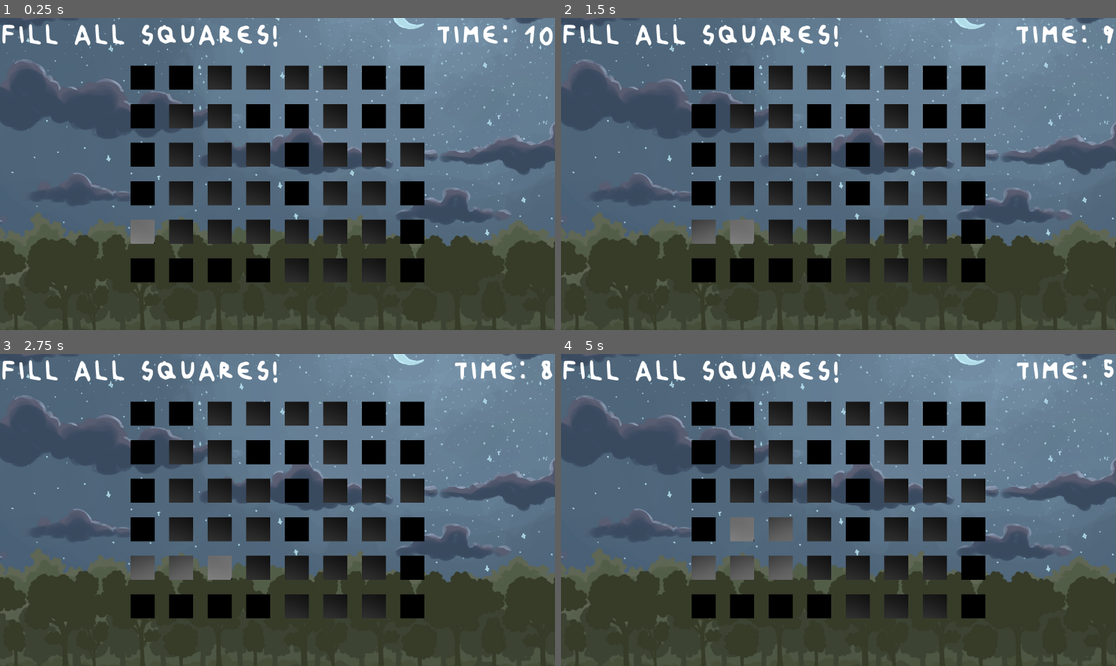
Above: before the commit, frames 1-4 (two rows, left to right).
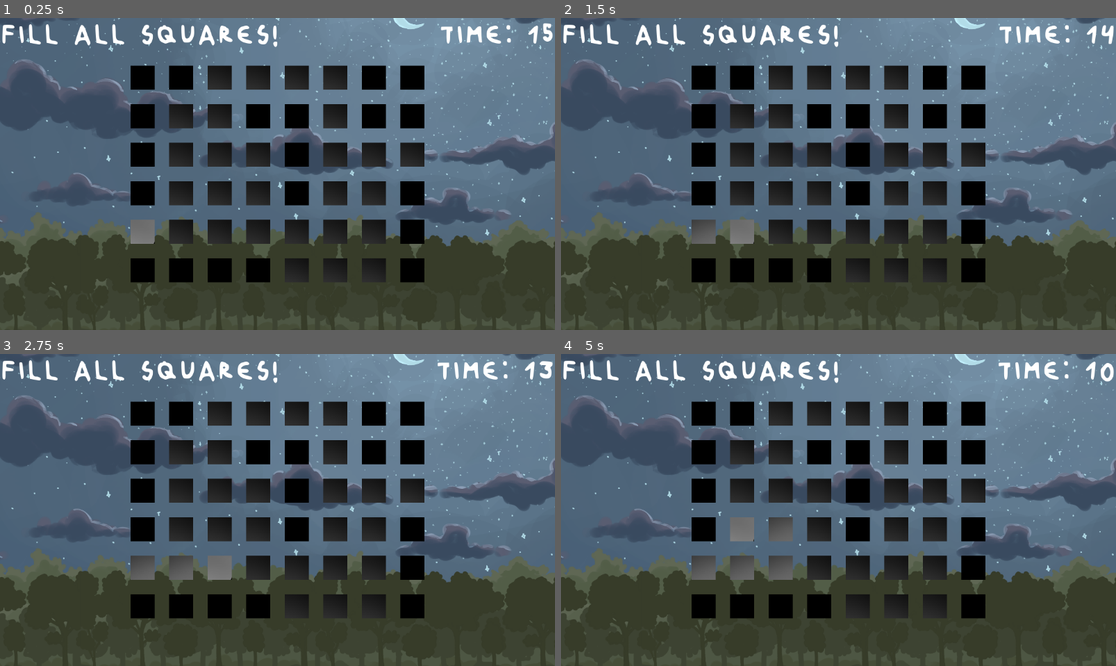
Above: after the commit, the same moments.

Repository: riotruija/EMMEMAA
Game: Godot game, scene res://scenes/pusle.tscn
Same seed, same stepped clock (60 frames per second), same inputs: the game is played once before the commit and once after it. This scene is started directly instead of the project's main scene.
Inputs:
- Up to frame 1 (0.25 s): no input
- Up to frame 2 (1.5 s): tap Enter at 0.5 s; hold Right (ui_right) 0.53-1.28 s; tap Space at 1.25 s; hold Down (ui_down) from 1.28 s (still down)
- Up to frame 3 (2.75 s): release Down (ui_down) at 2.03 s; hold Right (ui_right) from 2.03 s (still down)
- Up to frame 4 (5 s): tap Enter at 2.75, 4.25 s; release Right (ui_right) at 2.78 s; hold Up (ui_up) 2.78-3.53 s; tap Space at 3.5 s; hold Left (ui_left) from 3.53 s (still down)

The runs differ from the first frame. In frame 1, 0.6% of the frame differs, in the area x 78-100%, y 1-9%; in frame 2, 0.6%; in frame 3, 0.5%; in frame 4, 0.6%.

Commit message:
fill all squares

Diff:
--- a/scenes/pusle.tscn
+++ b/scenes/pusle.tscn
@@ -237,7 +237,7 @@
 offset_bottom = 23.0
 grow_horizontal = 2
 theme_override_font_sizes/font_size = 100
-text = "Fill all sqaures!"
+text = "Fill all squares!"
 
 [node name="TimerLabel" type="Label" parent="Node2D/UI" unique_id=2127817702]
 anchors_preset = 1
--- a/scripts/grid.gd
+++ b/scripts/grid.gd
@@ -4,7 +4,7 @@
 const HEIGHT := 6
 
 # === TIMER CONFIG ===
-const TIME_LIMIT := 10.0  # seconds — change this to adjust difficulty
+const TIME_LIMIT := 15.0  # seconds — change this to adjust difficulty
 const TIMEOUT_SCENE := "res://your_scene.tscn"  # change to your target scene
 
 # === TILEMAP ===
